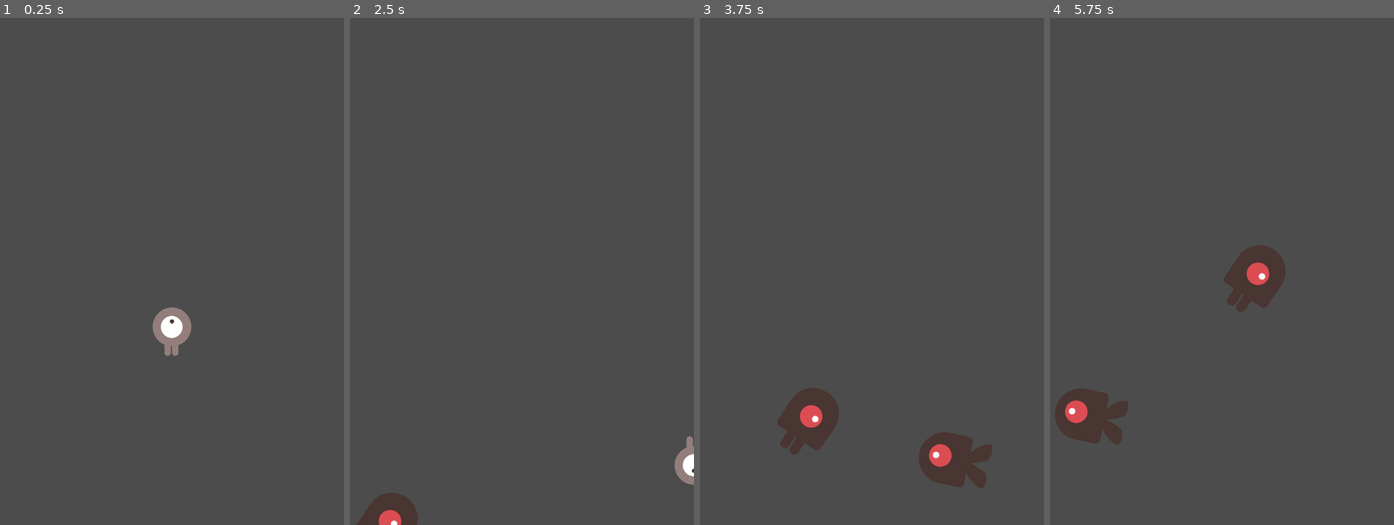
Above: before the commit, frames 1-4 (left to right).
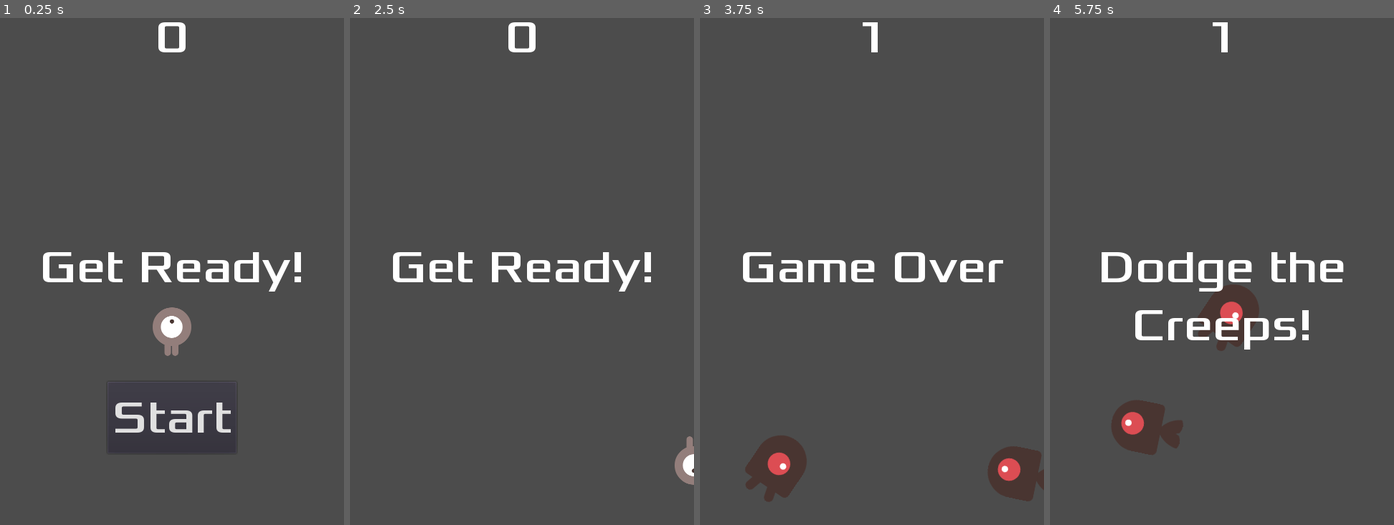
Above: after the commit, the same moments.

Repository: archie1983/godot_dodge_tutorial
Game: Godot game, scene res://Main.tscn
The game is run twice, just before and just after one commit, with the same random seed, the same clock (stepped at 60 frames per second) and the same inputs.
Inputs (mouse positions are in pixels of both pictures, inside the frame that each line leads up to):
- Up to frame 1 (0.25 s): no input
- Up to frame 2 (2.5 s): click (522, 418) at 0.5 s, where only the run after the commit has a clickable "Start"; tap Enter at 1.25 s; hold Right (ui_right) 1.28-2.03 s; hold Down (ui_down) from 2.03 s (still down)
- Up to frame 3 (3.75 s): release Down (ui_down) at 2.78 s; hold Right (ui_right) 2.78-3.53 s; hold Up (ui_up) from 3.53 s (still down)
- Up to frame 4 (5.75 s): release Up (ui_up) at 4.28 s; hold Left (ui_left) from 4.28 s (still down)

The runs differ from the first frame. In frame 1, 3.0% of the frame differs, in the area x 12-88%, y 0-86%; in frame 2, 2.9%; in frame 3, 7.7%; in frame 4, 7.9%, in the area x 1-86%, y 0-87%.

Commit message:
Added HUD

Diff:
--- /dev/null
+++ b/HUD.gd
@@ -0,0 +1,37 @@
+extends CanvasLayer
+
+signal start_game
+
+func show_message(text):
+	$Message.text = text
+	$Message.show()
+	$MessageTimer.start()
+
+func show_game_over():
+	show_message("Game Over")
+	# Wait until the MessageTimer has counted down
+	yield($MessageTimer, "timeout")
+
+	$Message.text = "Dodge the\nCreeps!"
+	$Message.show()
+	# Make a one-shot timer and wait for it to finish
+	yield(get_tree().create_timer(1), "timeout")
+	$StartButton.show()
+
+func update_score(score):
+	$ScoreLabel.text = str(score)
+
+# Called when the node enters the scene tree for the first time.
+func _ready():
+	pass # Replace with function body.
+
+# Called every frame. 'delta' is the elapsed time since the previous frame.
+#func _process(delta):
+#	pass
+
+func _on_MessageTimer_timeout():
+	$Message.hide()
+
+func _on_StartButton_pressed():
+	$StartButton.hide()
+	emit_signal("start_game")
--- /dev/null
+++ b/HUD.tscn
@@ -0,0 +1,57 @@
+[gd_scene load_steps=4 format=2]
+
+[ext_resource path="res://dodge_assets/fonts/Xolonium-Regular.ttf" type="DynamicFontData" id=1]
+[ext_resource path="res://HUD.gd" type="Script" id=2]
+
+[sub_resource type="DynamicFont" id=1]
+size = 64
+font_data = ExtResource( 1 )
+
+[node name="HUD" type="CanvasLayer"]
+script = ExtResource( 2 )
+
+[node name="ScoreLabel" type="Label" parent="."]
+anchor_right = 1.0
+margin_bottom = 78.0
+custom_fonts/font = SubResource( 1 )
+text = "199"
+align = 1
+__meta__ = {
+"_edit_use_anchors_": false
+}
+
+[node name="Message" type="Label" parent="."]
+anchor_top = 0.5
+anchor_right = 1.0
+anchor_bottom = 0.5
+margin_top = -39.0
+margin_bottom = 39.0
+custom_fonts/font = SubResource( 1 )
+text = "Dodge the Creeps!"
+align = 1
+autowrap = true
+__meta__ = {
+"_edit_use_anchors_": false
+}
+
+[node name="StartButton" type="Button" parent="."]
+anchor_left = 0.5
+anchor_top = 1.0
+anchor_right = 0.5
+anchor_bottom = 1.0
+margin_left = -90.0
+margin_top = -200.0
+margin_right = 90.0
+margin_bottom = -100.0
+custom_fonts/font = SubResource( 1 )
+text = "Start"
+__meta__ = {
+"_edit_use_anchors_": false
+}
+
+[node name="MessageTimer" type="Timer" parent="."]
+wait_time = 2.0
+one_shot = true
+
+[connection signal="pressed" from="StartButton" to="." method="_on_StartButton_pressed"]
+[connection signal="timeout" from="MessageTimer" to="." method="_on_MessageTimer_timeout"]
--- a/Main.gd
+++ b/Main.gd
@@ -16,11 +16,14 @@
 func game_over():
 	$ScoreTimer.stop()
 	$MobTimer.stop()
+	$HUD.show_game_over()
 
 func new_game():
 	score = 0
 	$Player.start($StartPosition.position)
 	$StartTimer.start()
+	$HUD.update_score(0)
+	$HUD.show_message("Get Ready!")
 
 
 func _on_StartTimer_timeout():
@@ -30,6 +33,7 @@
 
 func _on_ScoreTimer_timeout():
 	score += 1
+	$HUD.update_score(score)
 
 
 func _on_MobTimer_timeout():
--- a/Main.tscn
+++ b/Main.tscn
@@ -1,8 +1,9 @@
-[gd_scene load_steps=5 format=2]
+[gd_scene load_steps=6 format=2]
 
 [ext_resource path="res://Mob.tscn" type="PackedScene" id=1]
 [ext_resource path="res://Player.tscn" type="PackedScene" id=2]
 [ext_resource path="res://Main.gd" type="Script" id=3]
+[ext_resource path="res://HUD.tscn" type="PackedScene" id=4]
 
 [sub_resource type="Curve2D" id=1]
 _data = {
@@ -32,7 +33,10 @@
 
 [node name="MobSpawnLocation" type="PathFollow2D" parent="MobPath"]
 
+[node name="HUD" parent="." instance=ExtResource( 4 )]
+
 [connection signal="hit" from="Player" to="." method="game_over"]
 [connection signal="timeout" from="MobTimer" to="." method="_on_MobTimer_timeout"]
 [connection signal="timeout" from="ScoreTimer" to="." method="_on_ScoreTimer_timeout"]
 [connection signal="timeout" from="StartTimer" to="." method="_on_StartTimer_timeout"]
+[connection signal="start_game" from="HUD" to="." method="new_game"]
